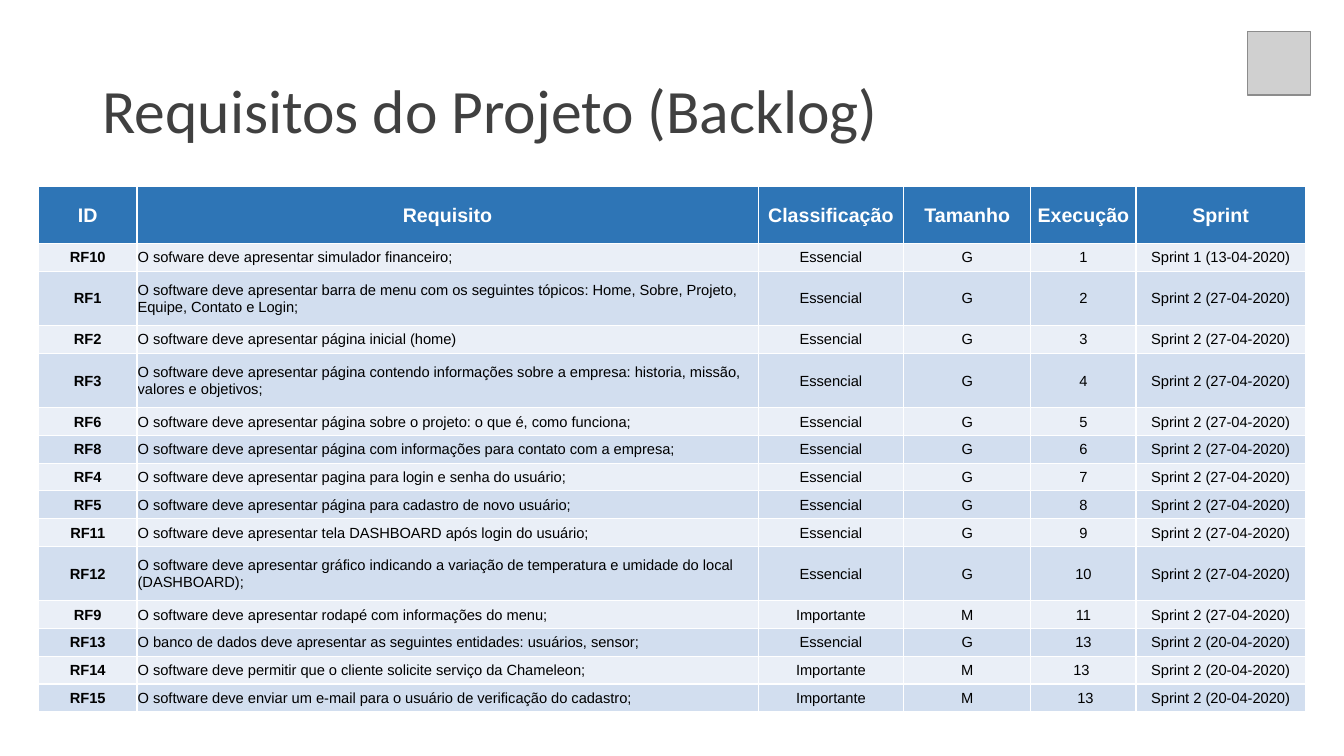
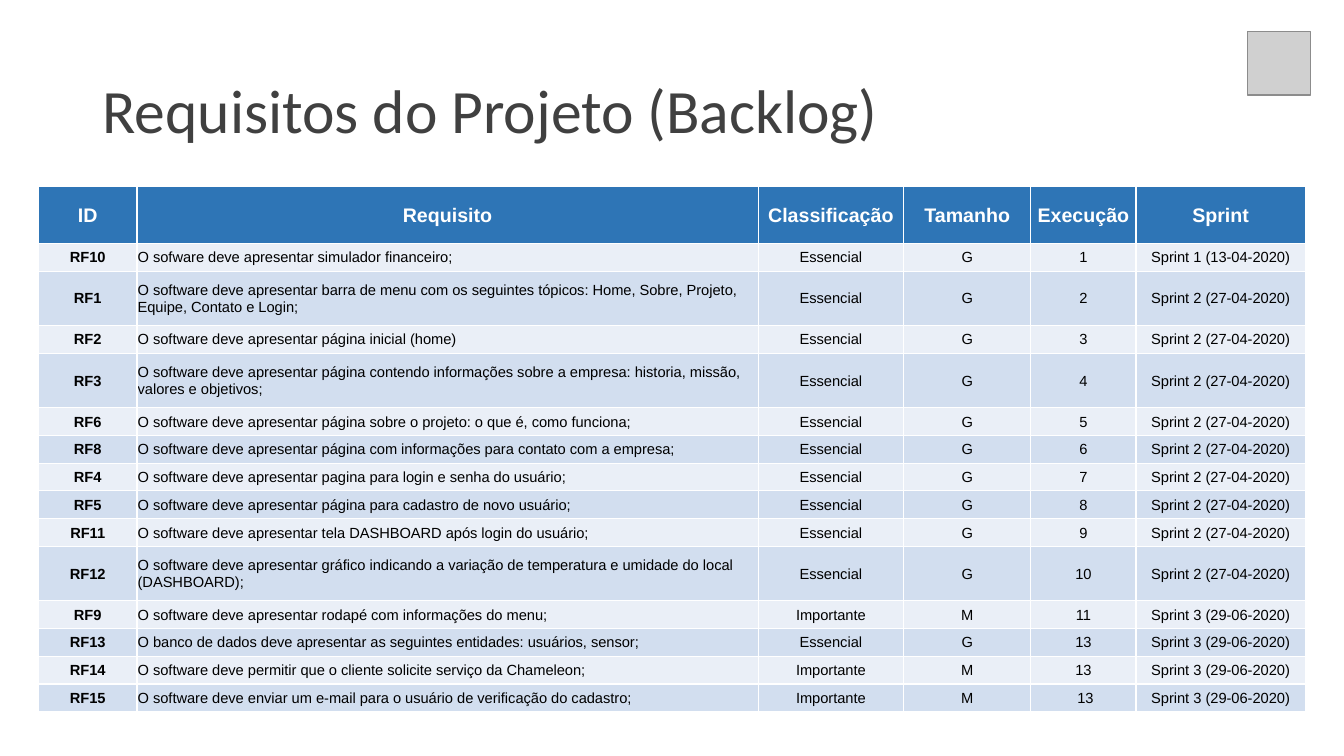
Before and after one commit to gui-ss/projeto-bandtec, a slide deck: slide 15 of documentacao/chameleonAtt.pptx. Drawn at 1344x756 pixels with LibreOffice and Linux fonts; fonts in the diff are those of the drawing; grey boxes stand for pictures. Boxes give left, top, right and bottom in pixels: in the first picture for what was removed or moved away, otherwise in the second. Text is boxed around its words. In the diff, an @@ line names an element or a change of style, - is before the commit and + after.

```diff
--- a/documentacao/chameleonAtt.pptx
+++ b/documentacao/chameleonAtt.pptx
@@ table at box(38, 187, 1306, 713) @@
-row 12, column 6: Sprint 2 (27-04-2020)
+row 12, column 6: Sprint 3 (29-06-2020)
-row 13, column 6: Sprint 2 (20-04-2020)
+row 13, column 6: Sprint 3 (29-06-2020)
-row 14, column 6: Sprint 2 (20-04-2020)
+row 14, column 6: Sprint 3 (29-06-2020)
-row 15, column 6: Sprint 2 (20-04-2020)
+row 15, column 6: Sprint 3 (29-06-2020)
```
Also in this commit, not shown: 2 other slides changed, 6 other files.
